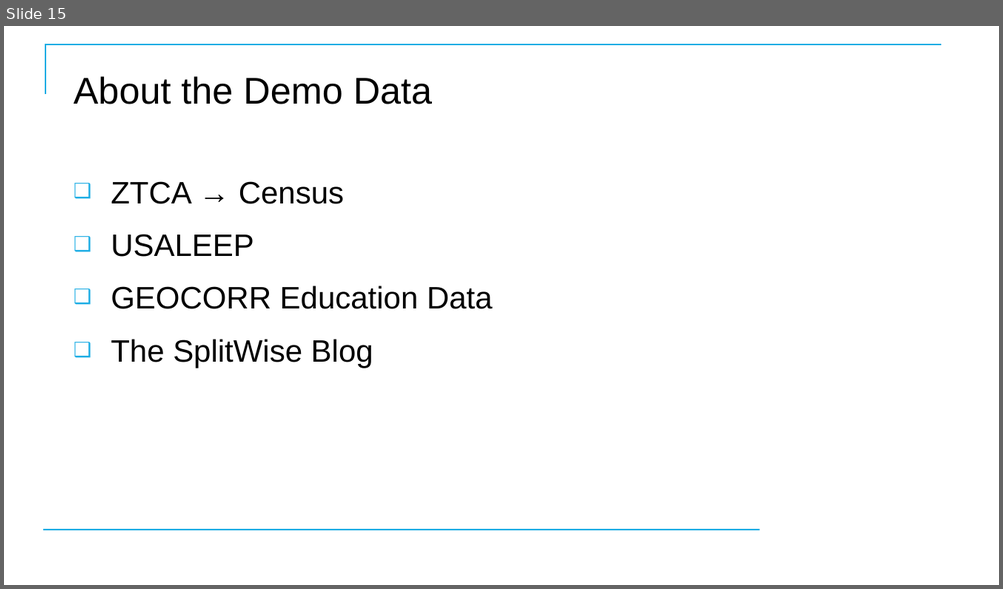
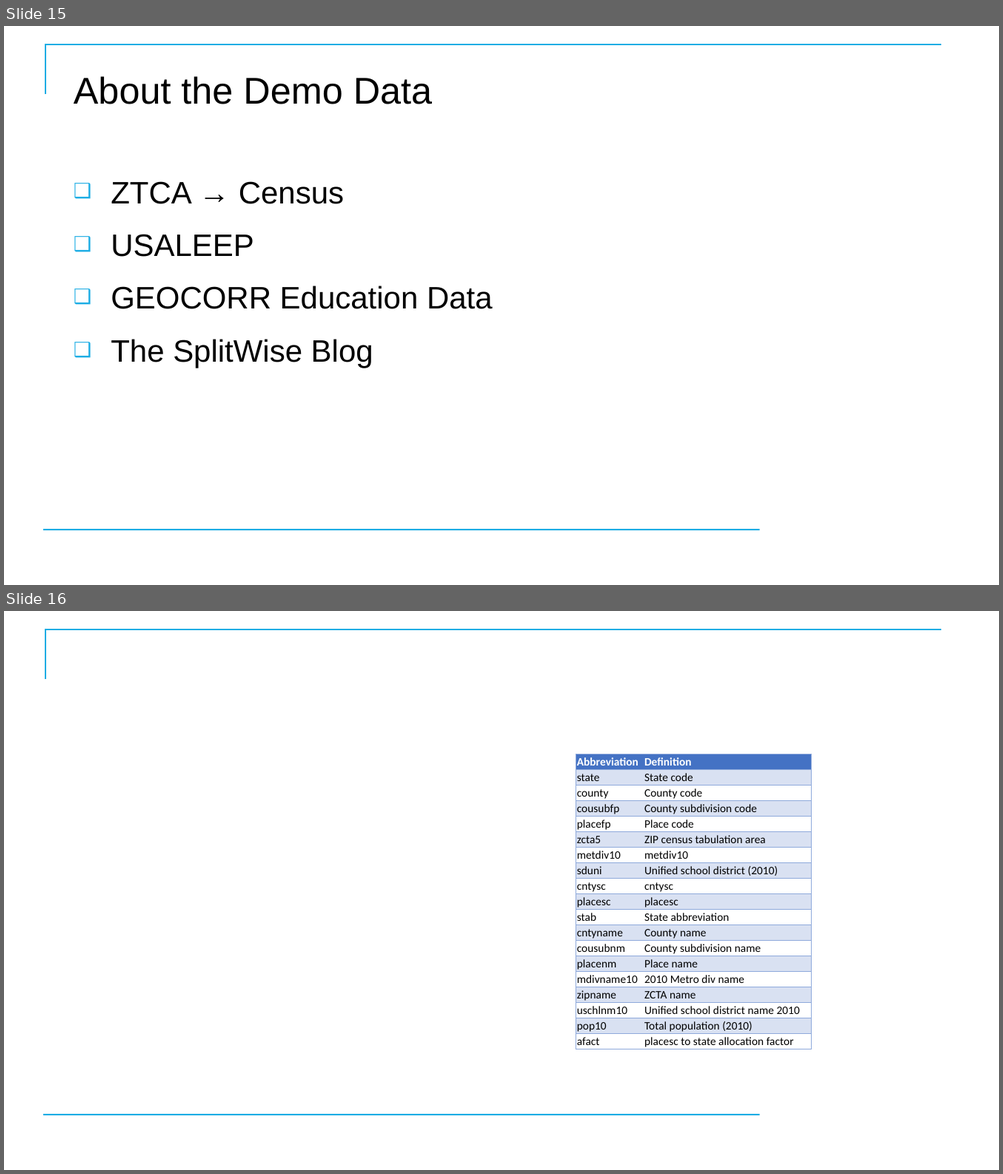
Before and after one commit to CostelloTechnicalConsulting/XTBP10---Tableau-Prep-Introduction, a slide deck: ppt/TableauPrepBuilderIntroV1_1.pptx. Shown one above the other, each under a label of ours: slide 15 before the commit, slides 15 and 16 after it. The pictures are 1003x589 and 1003x1174 pixels, drawn with LibreOffice and Linux fonts; fonts in the diff are those of the drawing; background and template pictures are left out. Boxes give left, top, right and bottom in pixels: in the first picture for what was removed or moved away, otherwise in the second. Text is boxed around its words. In the diff, an @@ line names an element or a change of style, - is before the commit and + after.

```diff
--- a/ppt/TableauPrepBuilderIntroV1_1.pptx
+++ b/ppt/TableauPrepBuilderIntroV1_1.pptx
@@ slide 16 added at (4,611,999,1170), background #FFFFFF; not listed: 2 template elements that a slide beside it also shows @@
@@ table added at (576,755,812,1051), 19 rows, 2 columns @@
+Abbreviation | Definition
+state | State code
+county | County code
+cousubfp | County subdivision code
+placefp | Place code
+zcta5 | ZIP census tabulation area
+metdiv10 | metdiv10
+sduni | Unified school district (2010)
+cntysc | cntysc
+placesc | placesc
+stab | State abbreviation
+cntyname | County name
+cousubnm | County subdivision name
+placenm | Place name
+mdivname10 | 2010 Metro div name
+zipname | ZCTA name
+uschlnm10 | Unified school district name 2010
+pop10 | Total population (2010)
+afact | placesc to state allocation factor
```
Also in this commit, not shown: 5 slides changed, 1 other slide added, 2 other files.
